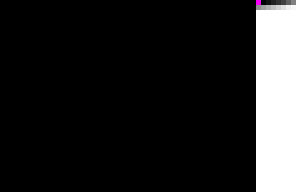
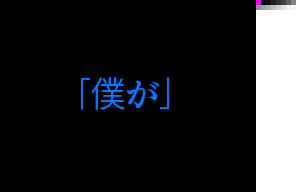
Revision of a layered (296, 192) image; what changed, layer by layer:
added layer "「僕 」" above "が" over [81, 77, 169, 110]
added layer "が" above "Layer 1" over [127, 80, 159, 109]
